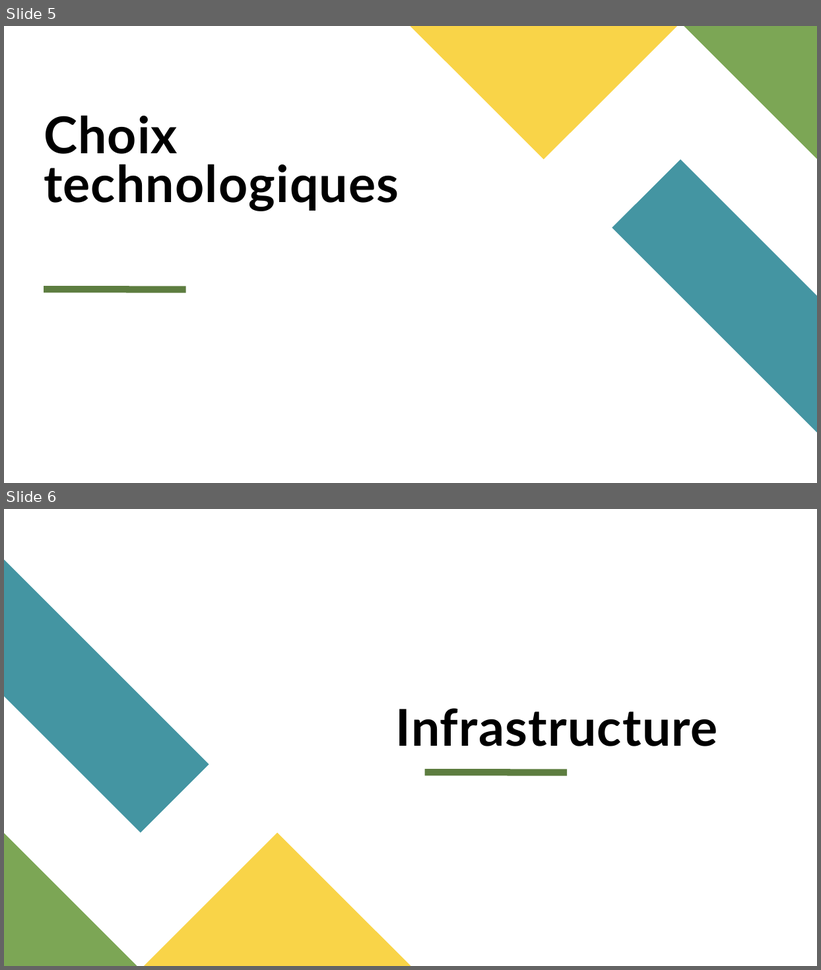
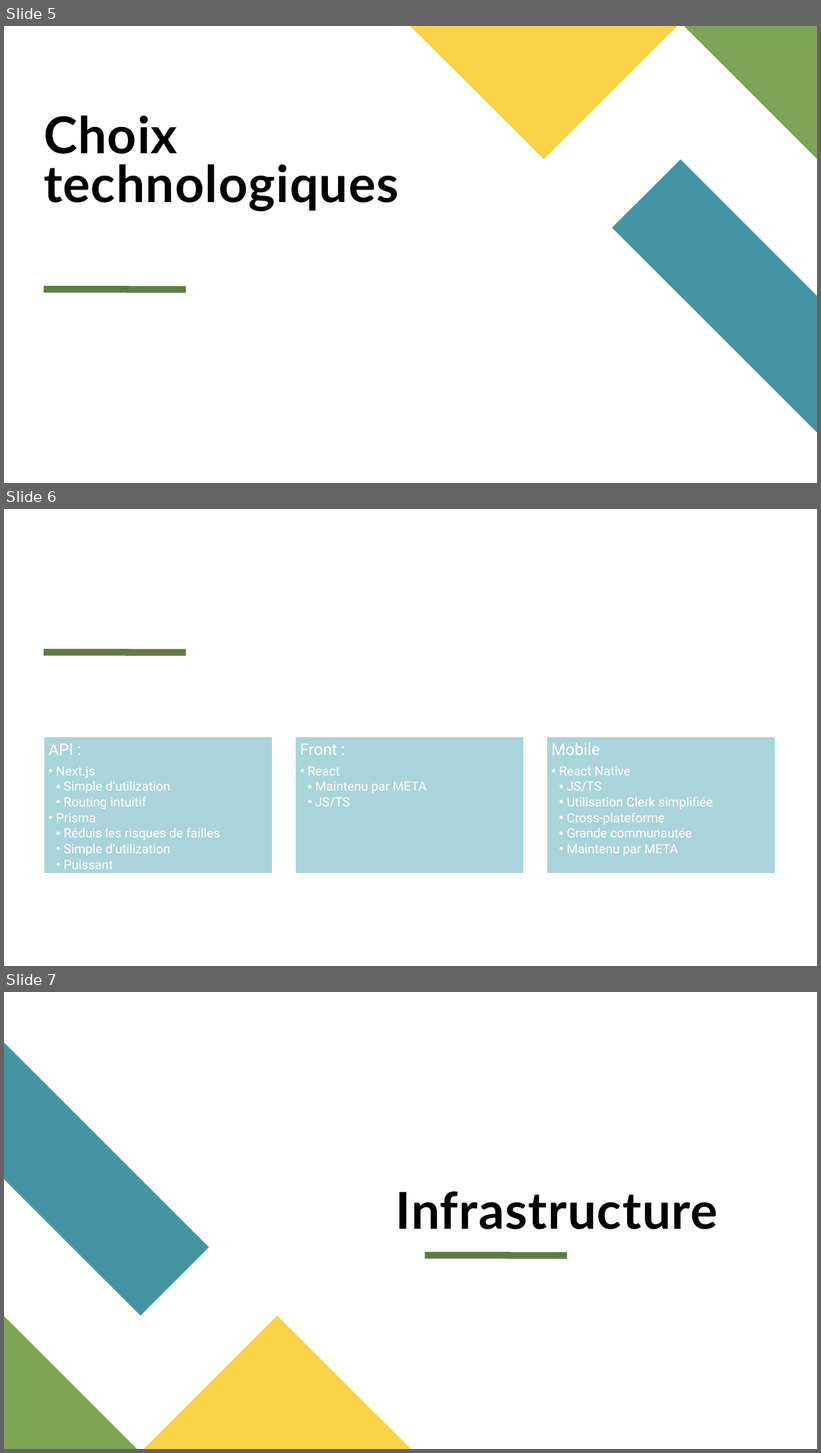
Before and after one commit to RMurier/CESI-BAC-3-CUBE-2-PERSO, a slide deck: documents/CESIZen.pptx. Shown one above the other, each under a label of ours: slides 5 and 6 before the commit, slides 5, 6 and 7 after it. The pictures are 821x970 and 821x1453 pixels, drawn with LibreOffice and Linux fonts; fonts in the diff are those of the drawing. Boxes give left, top, right and bottom in pixels: in the first picture for what was removed or moved away, otherwise in the second. Text is boxed around its words. In the diff, an @@ line names an element or a change of style, - is before the commit and + after.

```diff
--- a/documents/CESIZen.pptx
+++ b/documents/CESIZen.pptx
@@ slide 6 added at (4, 509, 817, 966), background #FFFFFF @@
@@ line added from (44, 652) to (186, 652), #5D7D40 8 pt @@
@@ group added at (44, 737, 776, 875): 3 rectangles, 3 texts @@
+API :
+  • Next.js
+    • Simple d’utilization
+    • Routing intuitif
+  • Prisma
+    • Réduis les risques de failles
+    • Simple d’utilization
+    • Puissant
+Front :
+  • React
+    • Maintenu par META
+    • JS/TS
+Mobile
+  • React Native
+    • JS/TS
+    • Utilisation Clerk simplifiée
+    • Cross-plateforme
+    • Grande communautée
+    • Maintenu par META
@@ what was slide 6 is now slide 7 @@
```
Also in this commit, not shown: 2 slides changed, 7 other slides added, 1 other file.
